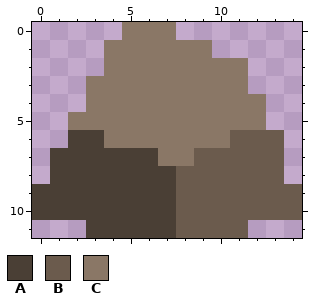
Edited in one commit: pixel-art file (Assets/Art/Environment/Beach/Rocks/Beach_Rock_Small_3.aseprite). The picture above is the old version.
15x12 pixels, 1 frame.
Palette (. is transparent): A #4a3f35  B #6b5b4d  C #8a7766
Pixels before, first column x 0:
 0 .....CCC.......
 1 ....CCCCCC.....
 2 ....CCCCCCCC...
 3 ...CCCCCCCCC...
 4 ...CCCCCCCCCC..
 5 ..CCCCCCCCCCC..
 6 ..AACCCCCCCBBB.
 7 .AAAAAACCBBBBB.
 8 .AAAAAAABBBBBB.
 9 AAAAAAAABBBBBBB
10 AAAAAAAABBBBBBB
11 ...AAAAABBBB...
After the commit:
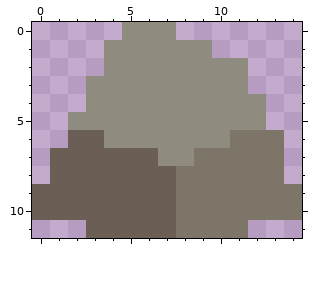
What changed:
colour A: #4a3f35 -> #6b5e54
colour B: #6b5b4d -> #7c7568
colour C: #8a7766 -> #8f8c7f
